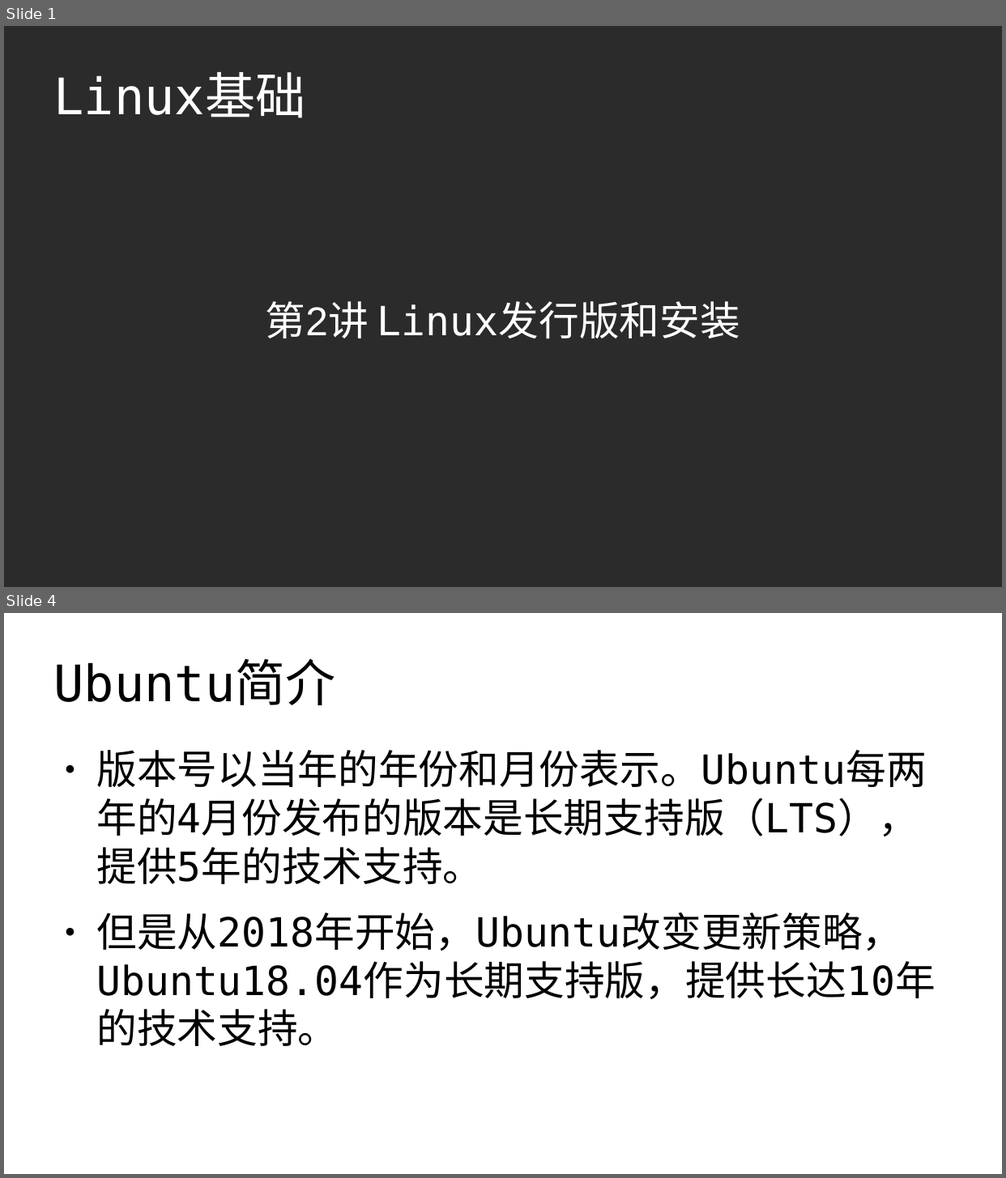
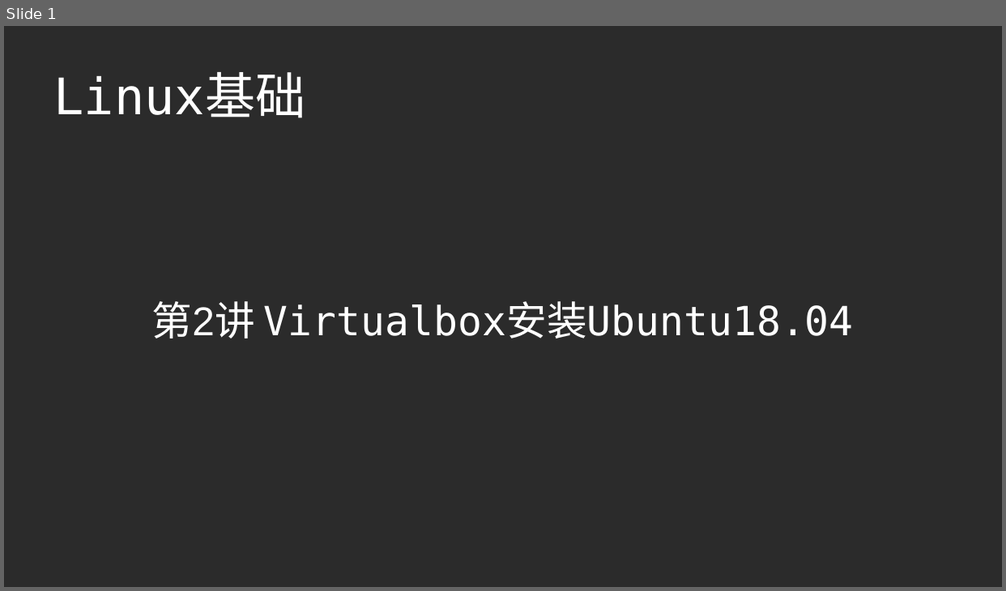
Before and after one commit to master-genius/linux-system, a slide deck: ch02/ch02_3-virtualbox安装Linux.odp. Shown one above the other, each under a label of ours: slides 1 and 4 before the commit, slide 1 after it; the slides between them are not shown. The pictures are 1006x1178 and 1006x591 pixels, drawn with LibreOffice and Linux fonts; fonts in the diff are those of the drawing; background and template pictures are left out; a plain dark background stands for a picture behind light text. Boxes give left, top, right and bottom in pixels: in the first picture for what was removed or moved away, otherwise in the second. Text is boxed around its words. In the diff, an @@ line names an element or a change of style, - is before the commit and + after.

```diff
--- a/ch02/ch02_3-virtualbox安装Linux.odp
+++ b/ch02/ch02_3-virtualbox安装Linux.odp
@@ slide 4 removed at box(4, 613, 1002, 1174), background #FFFFFF @@
@@ title removed at box(54, 660, 336, 705) @@
-Ubuntu简介
@@ text removed at box(96, 750, 936, 1046) @@
-● 版本号以当年的年份和月份表示。Ubuntu每两年的4月份发布的版本是长期支持版（LTS），提供5年的技术支持。
-● 但是从2018年开始，Ubuntu改变更新策略，Ubuntu18.04作为长期支持版，提供长达10年的技术支持。
@@ slide 1 changed as well @@
@@ subtitle at box(152, 301, 854, 339): text changed; font Arial to DejaVu Sans Mono @@
-第2讲 Linux发行版和安装
+第2讲 Virtualbox安装Ubuntu18.04
```
Also in this commit, not shown: 1 other slide changed, 6 slides added, 5 other slides removed, 2 other files.
